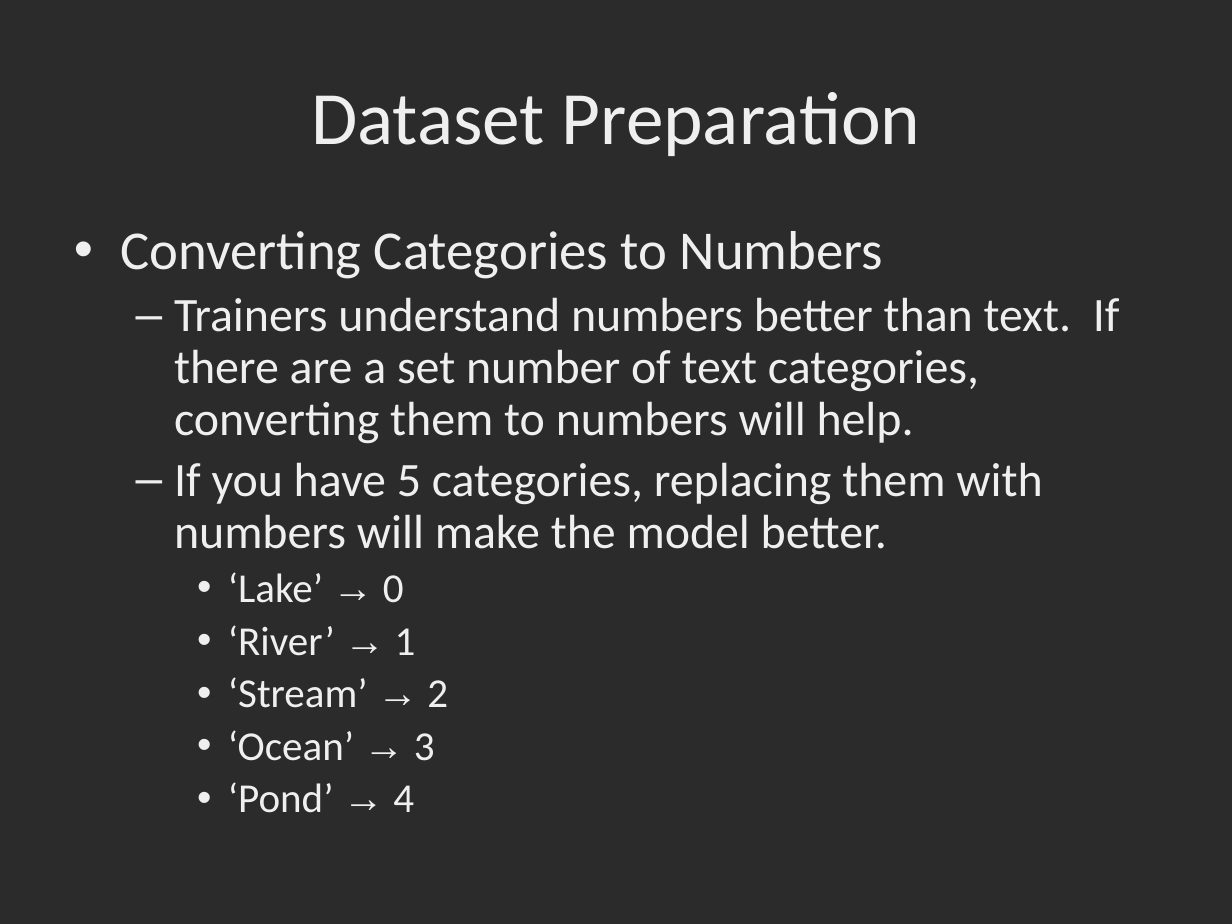
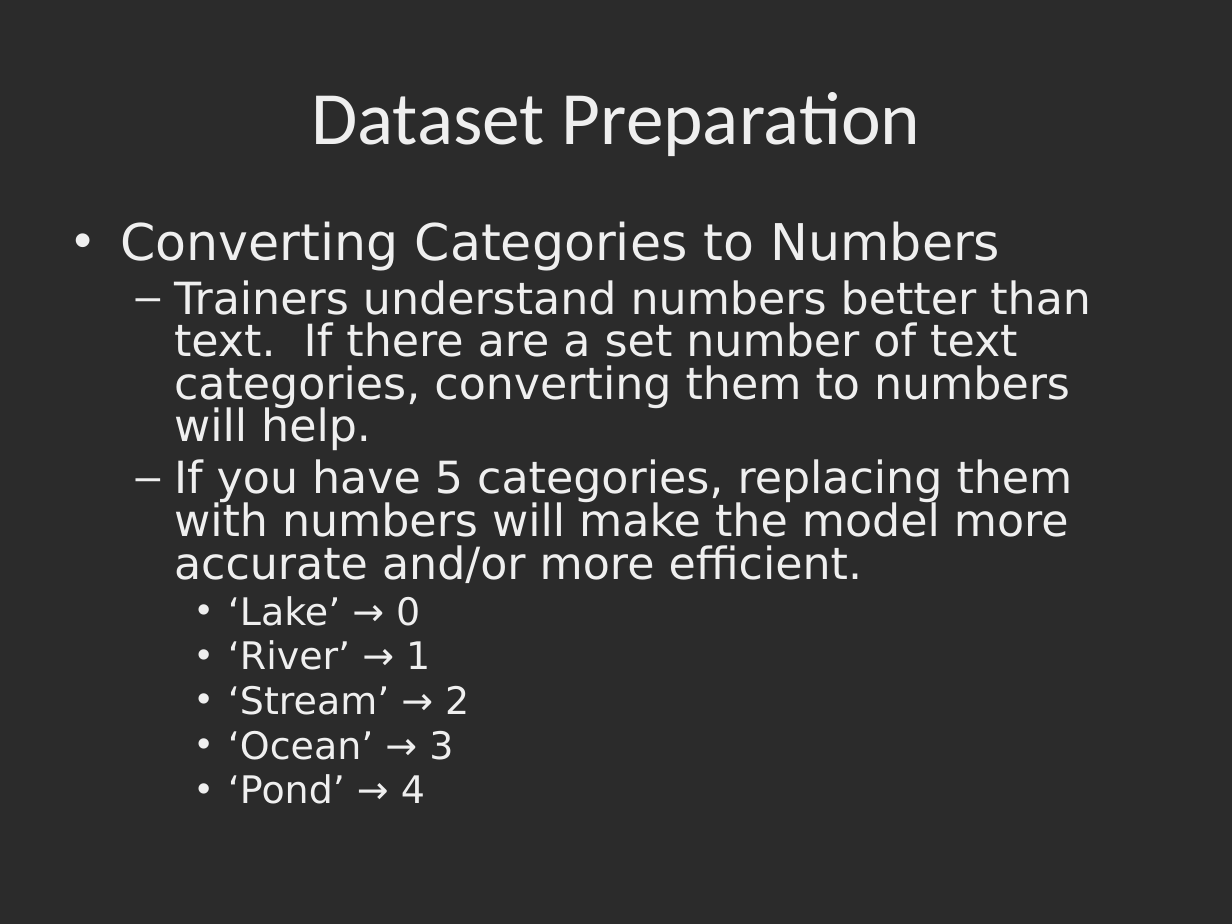
Before and after one commit to dbowmans46/PracticalProgramming, a slide deck: slide 143 of Session 7 - Python/Instructional Material/Session 7 - Python Brief Intro to Machine Learning with Scikit Learn.odp. Drawn at 1232x924 pixels with LibreOffice and Linux fonts; fonts in the diff are those of the drawing; background and template pictures are left out; a plain dark background stands for a picture behind light text. Boxes give left, top, right and bottom in pixels: in the first picture for what was removed or moved away, otherwise in the second. Text is boxed around its words. In the diff, an @@ line names an element or a change of style, - is before the commit and + after.

```diff
--- a/Session 7 - Python/Instructional Material/Session 7 - Python Brief Intro to Machine Learning with Scikit Learn.odp
+++ b/Session 7 - Python/Instructional Material/Session 7 - Python Brief Intro to Machine Learning with Scikit Learn.odp
@@ text at [120,221,1091,804]: size 32 to 29.6 pt in "Converting Categories to Numbers"; font Calibri to DejaVu Sans in "Converting Categories to Numbers", "Trainers understand numbers better than text. If ...", "‘Lake’ 0", "‘River’ 1" and 3 more places; size 28 to 25.9 pt in "Trainers understand numbers better than text. If ..."; size 24 to 22.2 pt in "‘Lake’ → 0", "‘River’ → 1", "‘Stream’ → 2", "‘Ocean’ → 3" and 1 more places; font Arial to DejaVu Sans in "→", "→", "→", "→" and 1 more places; line spacing 0.9 to 0.8 @@
@@ text at [174,459,1073,583]: text changed; size 28 to 25.9 pt; font Calibri to DejaVu Sans @@
-  – If you have 5 categories, replacing them with numbers will make the model better.
+  – If you have 5 categories, replacing them with numbers will make the model more accurate and/or more efficient.
```
Also in this commit, not shown: 8 other slides changed, 5 slides added, 1 slide removed, 1 other file.
